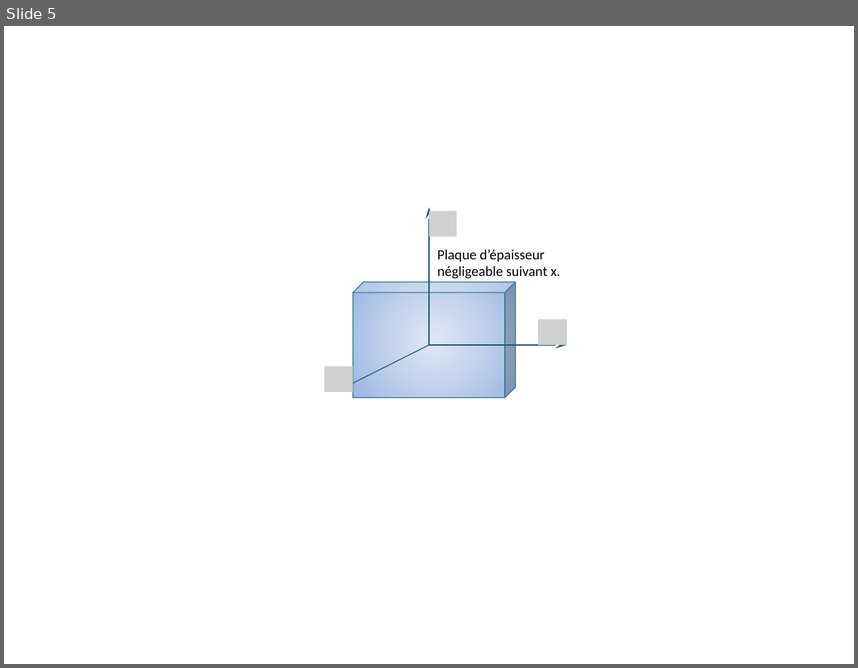
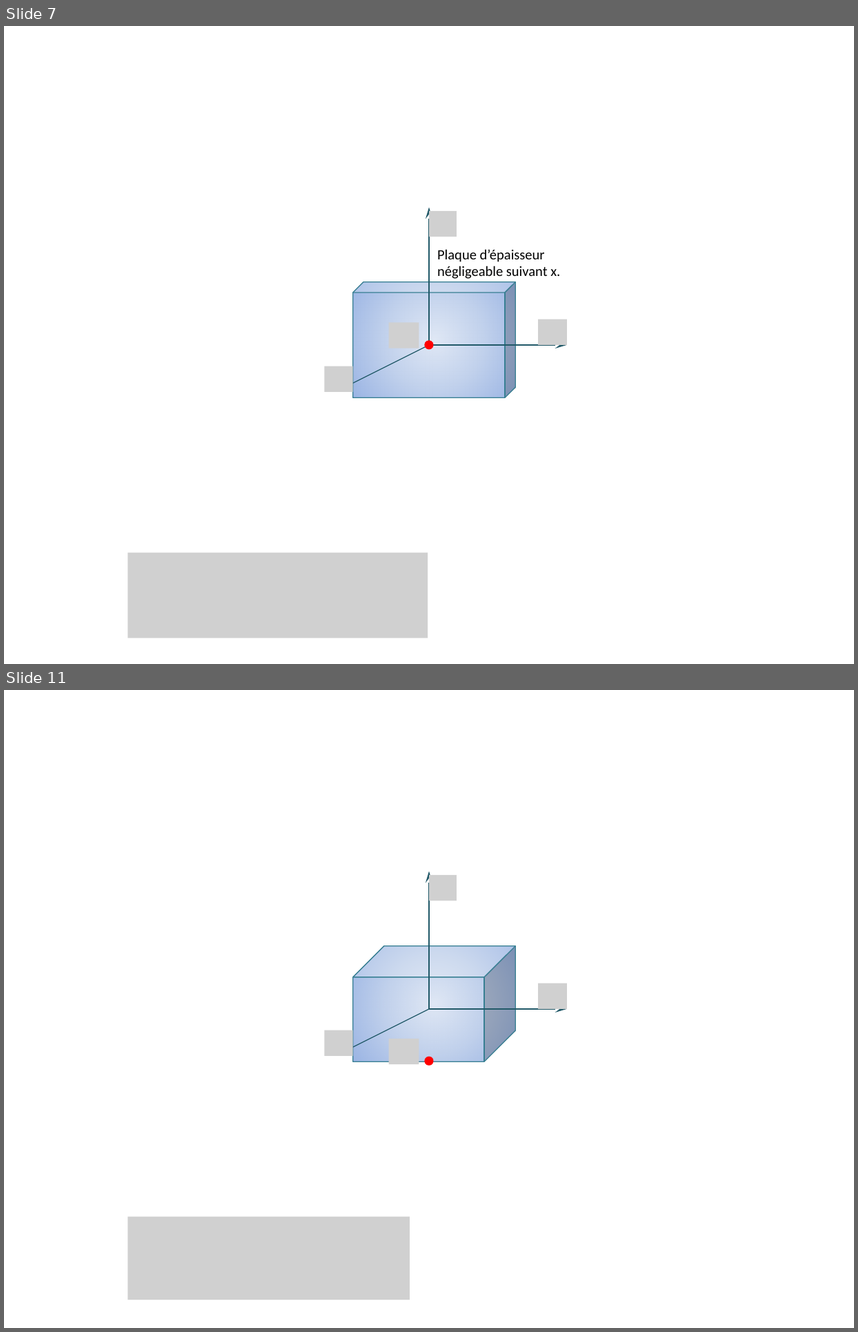
Before and after one commit to xpessoles/Cy_04_PSI_ModelisationDynamique, a slide deck: Chapitre_02_GeometrieMasses/QCM_Matrices/QCM_Matrices.pptx. Shown one above the other, each under a label of ours: slide 5 before the commit, slides 7 and 11 after it; the slides between them are not shown. The pictures are 858x668 and 858x1332 pixels, drawn with LibreOffice and Linux fonts; fonts in the diff are those of the drawing; grey boxes stand for pictures. Boxes give left, top, right and bottom in pixels: in the first picture for what was removed or moved away, otherwise in the second. Text is boxed around its words. In the diff, an @@ line names an element or a change of style, - is before the commit and + after.

```diff
--- a/Chapitre_02_GeometrieMasses/QCM_Matrices/QCM_Matrices.pptx
+++ b/Chapitre_02_GeometrieMasses/QCM_Matrices/QCM_Matrices.pptx
@@ slide 11 added at (x1=4, y1=690, x2=854, y2=1328), background #FFFFFF @@
@@ arrow added from (429, 1009) to (429, 871), #215968 0.75 pt @@
@@ picture added at (x1=429, y1=876, x2=456, y2=901) @@
@@ cube added at (x1=353, y1=946, x2=516, y2=1061), fill gradient #E1E8F5 to #C2D1ED to #9AB5E4, outline #377F92 0.75 pt @@
@@ picture added at (x1=538, y1=983, x2=567, y2=1009) @@
@@ arrow added from (429, 1009) to (335, 1056), #215968 0.75 pt @@
@@ arrow added from (429, 1009) to (567, 1009), #215968 0.75 pt @@
@@ picture added at (x1=324, y1=1030, x2=353, y2=1056) @@
@@ picture added at (x1=389, y1=1038, x2=419, y2=1064) @@
@@ ellipse added at (x1=426, y1=1057, x2=432, y2=1064), fill #FF0000, outline #FF0000 2 pt @@
@@ picture added at (x1=128, y1=1216, x2=410, y2=1299) @@
@@ what was slide 5 is now slide 7 @@
@@ slide 7 changed as well @@
@@ picture added at (x1=389, y1=323, x2=419, y2=348) @@
@@ ellipse added at (x1=426, y1=341, x2=432, y2=348), fill #FF0000, outline #FF0000 2 pt @@
@@ picture added at (x1=128, y1=552, x2=428, y2=637) @@
```
Also in this commit, not shown: 6 other slides changed, 11 other slides added, 5 other files.
